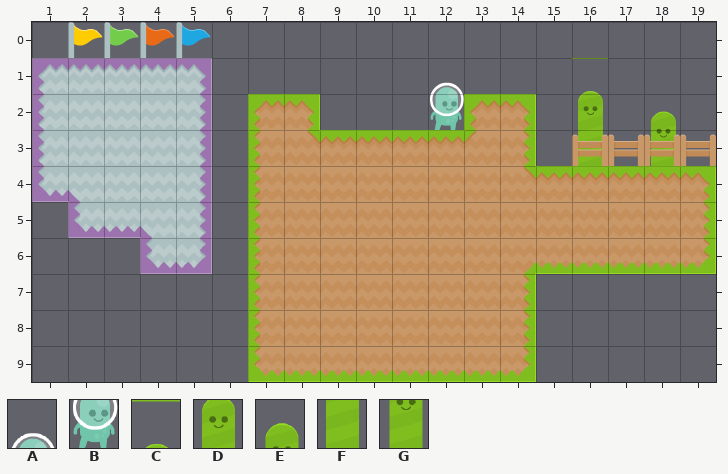
A Tiled map gets an edit: android/assets/test.tmx. This is how it looked before the edit.
Cells are 70x70 px. Shown: x 1..19, y 0..9.
Key: from "new-tiles": A 302 "alien-head", B 331 "alien-body", C 389, D 418, E 420, F 447, G 449.
_ is an empty cell.
Objects are placed by their top-left corner, in cells (3,4 is the top-left corner of cell 3,4); size is 1x1 cell unless given.
Layers that did not change in this view are not listed.
Objects on layer "obj" before:
A "alien-head" at 12,1
B "alien-body" at 12,2
Once edited:
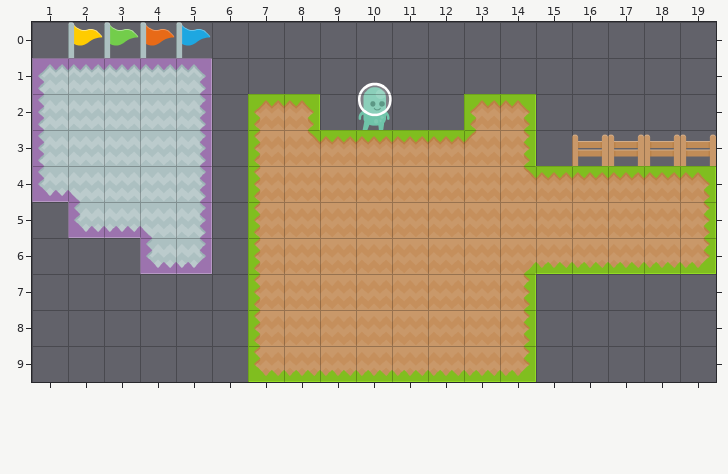
The exact change:
Layer "world-back" (now hidden):
y 1: x 16 C -> _
y 2: x 16 D -> _; x 18 E -> _
y 3: x 16 F -> _; x 18 G -> _
Layer "obj":
added: A "alien-head" at 10,1
added: B "alien-body" at 10,2
removed: A "alien-head" at 12,1
removed: B "alien-body" at 12,2
Where, in picture pixels (left, top, right, bottom), the same in both pictures:
added: (358, 82, 392, 130)
removed: (430, 82, 464, 130)
removed: (572, 58, 608, 166)
removed: (651, 111, 676, 166)
